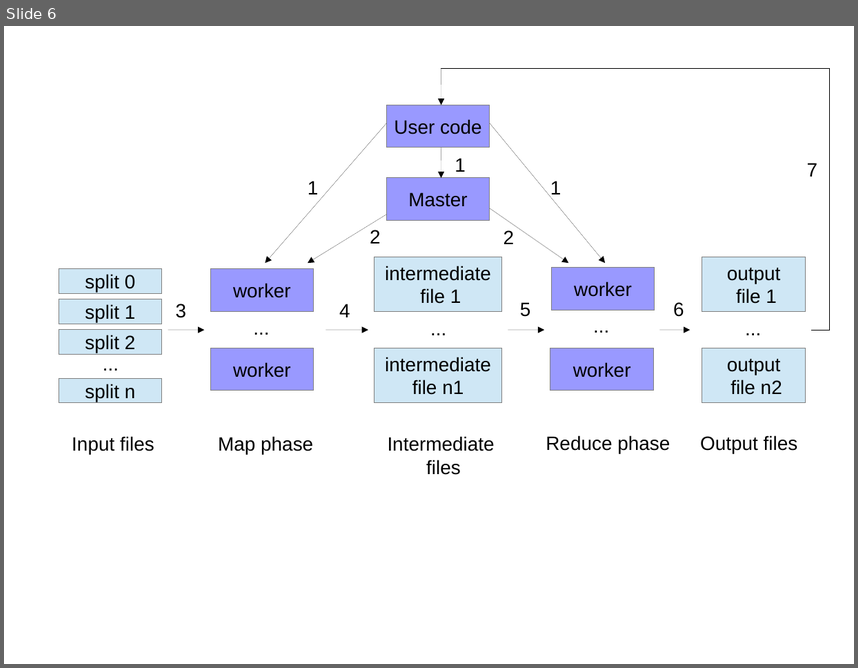
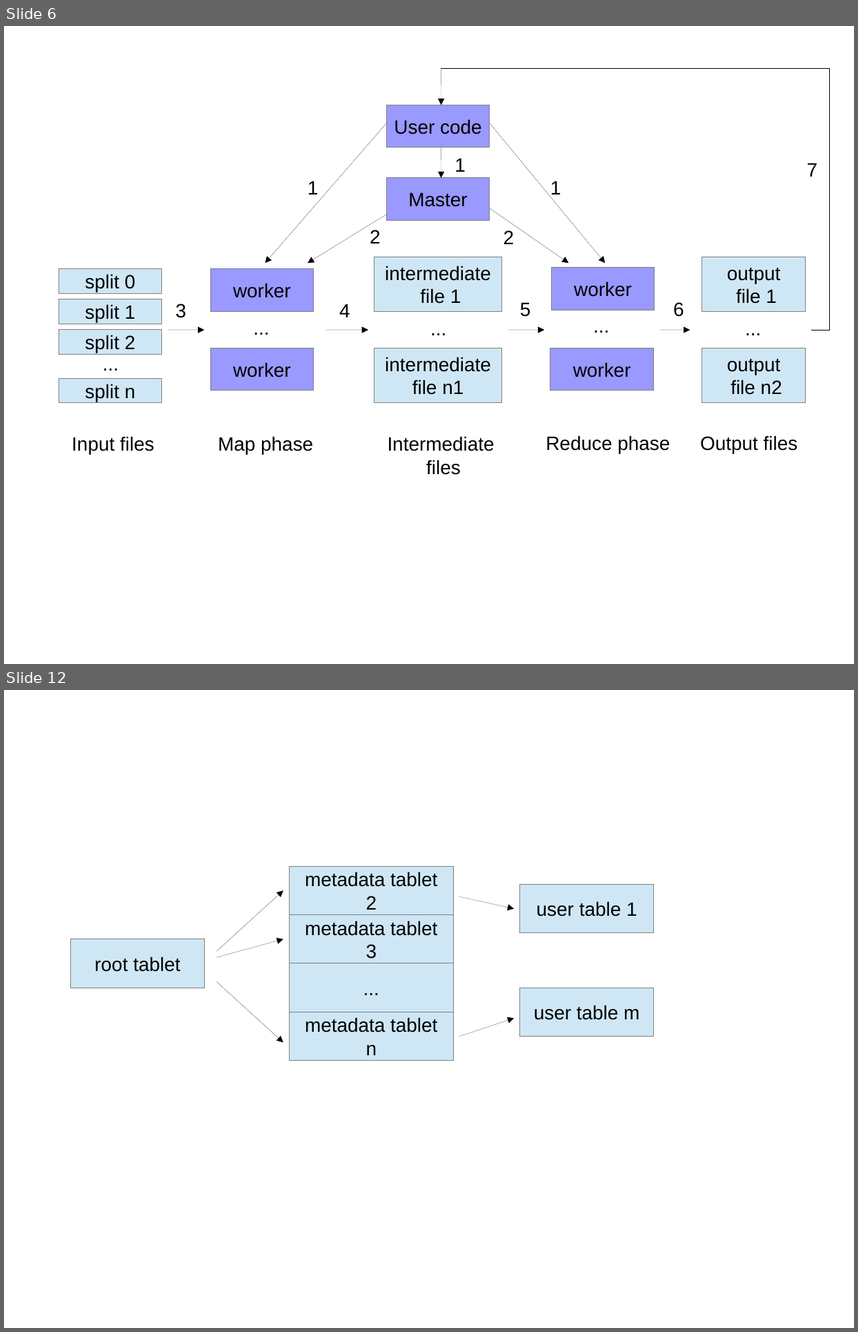
Before and after one commit to Visorgood/LambdaThesis, a slide deck: Thesis/thesis_template/images/Thesis_Images.odp. Shown one above the other, each under a label of ours: slide 6 before the commit, slides 6 and 12 after it; the slides between them are not shown. The pictures are 858x668 and 858x1332 pixels, drawn with LibreOffice and Linux fonts; fonts in the diff are those of the drawing. Boxes give left, top, right and bottom in pixels: in the first picture for what was removed or moved away, otherwise in the second. Text is boxed around its words. In the diff, an @@ line names an element or a change of style, - is before the commit and + after.

```diff
--- a/Thesis/thesis_template/images/Thesis_Images.odp
+++ b/Thesis/thesis_template/images/Thesis_Images.odp
@@ slide 12 added at [4, 690, 854, 1328], background #FFFFFF @@
@@ rectangle added at [290, 866, 454, 914], fill #CFE7F5, outline #808080 0 pt, 18 pt, text #000000 @@
+metadata tablet 2
@@ arrow added from (217, 952) to (283, 891), #000000 0 pt @@
@@ rectangle added at [520, 885, 653, 933], fill #CFE7F5, outline #808080 0 pt, 18 pt, text #000000 @@
+user table 1
@@ rectangle added at [290, 914, 454, 963], fill #CFE7F5, outline #808080 0 pt, 18 pt, text #000000 @@
+metadata tablet 3
@@ arrow added from (460, 897) to (514, 908), #000000 0 pt @@
@@ rectangle added at [71, 939, 205, 988], fill #CFE7F5, outline #808080 0 pt, 18 pt, text #000000 @@
+root tablet
@@ arrow added from (217, 957) to (283, 939), #000000 0 pt @@
@@ rectangle added at [290, 963, 454, 1012], fill #CFE7F5, outline #808080 0 pt, 18 pt, text #000000 @@
+...
@@ arrow added from (217, 982) to (283, 1043), #000000 0 pt @@
@@ rectangle added at [520, 988, 653, 1036], fill #CFE7F5, outline #808080 0 pt, 18 pt, text #000000 @@
+user table m
@@ rectangle added at [290, 1012, 454, 1061], fill #CFE7F5, outline #808080 0 pt, 18 pt, text #000000 @@
+metadata tablet n
@@ arrow added from (460, 1036) to (514, 1018), #000000 0 pt @@
```
Also in this commit, not shown: 7 other slides added, 21 other files.
